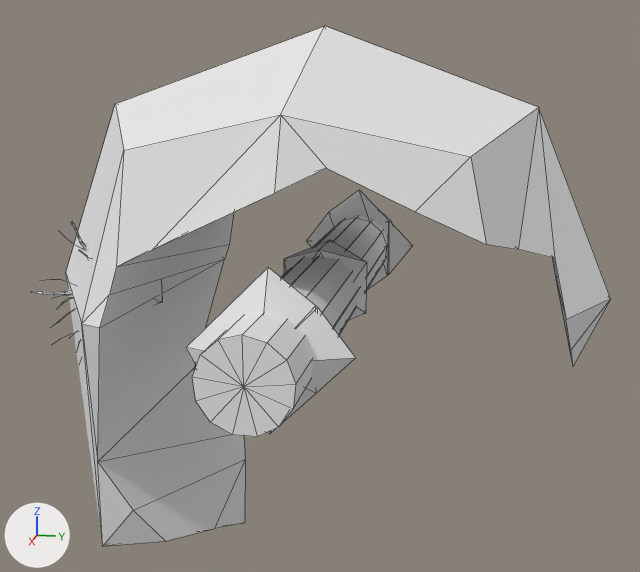
A saved change to the OBJ model Assets/Models/Head/Face/head_0013.obj.
The view is the same before and after, from a 50 mm lens placed at (1.056, 0.205, 0.263), pointed at (-0.008, -0.007, -0.002). Every picture has the same lights, and +X, +Y and +Z are marked at lower left. Mesh edges are drawn as thin lines. Where no turn or scale is listed for an object, it has been applied to the vertices. Vertices at the same position are counted once.

Names of what the first picture shows: 'head_0013'.
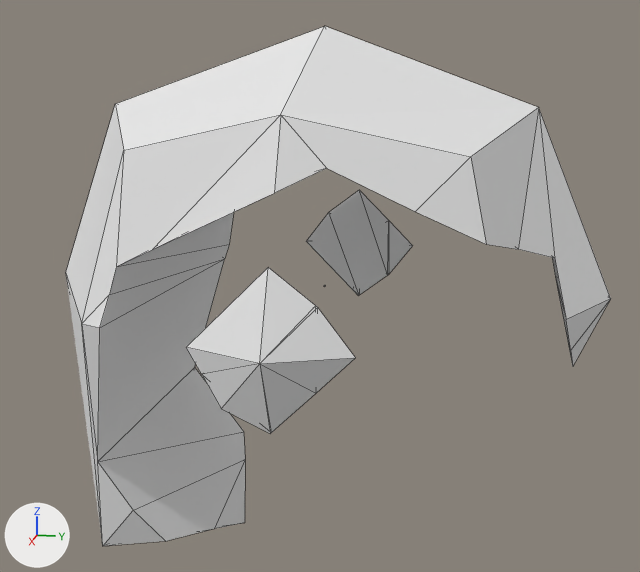
What the commit changed:
me_head_0013 has 627 vertices, 689 faces and spans x -0.363..0.363, y -0.348..0.342, z -0.383..0.311.
me_head_0013 is used by ob_head_0013; location (0.0, 0.0, 0.0).
me_head_0013 part 1: the loose piece of 485 vertices spanning x 0.027..0.171, y -0.34..-0.193, z -0.075..0.091 is deleted.
me_head_0013 part 2: the loose piece of 28 vertices spanning x -0.249..0.249, y -0.047..0.047, z -0.048..0.045 is deleted.
me_head_0013 part 3: the loose piece of 28 vertices spanning x -0.363..0.363, y -0.046..0.046, z -0.047..0.044 is deleted.
me_head_0013 part 4: the loose piece of 12 vertices spanning x -0.052..0.052, y -0.052..0.052, z -0.052..0.052 is deleted.

What differs and where, as boxes (x1, y1, x2, y2) in the pictures (640 x 572 px):
'head_0013', reshaped (6% narrower)
    before: (31, 26, 611, 546)
    after: (66, 26, 611, 546)
part 1 of me_head_0013, deleted
    before: (31, 222, 162, 349)
part 2 of me_head_0013, deleted
    before: (281, 218, 387, 335)
part 3 of me_head_0013, deleted
    before: (192, 210, 391, 437)
part 4 of me_head_0013, deleted
    before: (284, 240, 367, 321)
